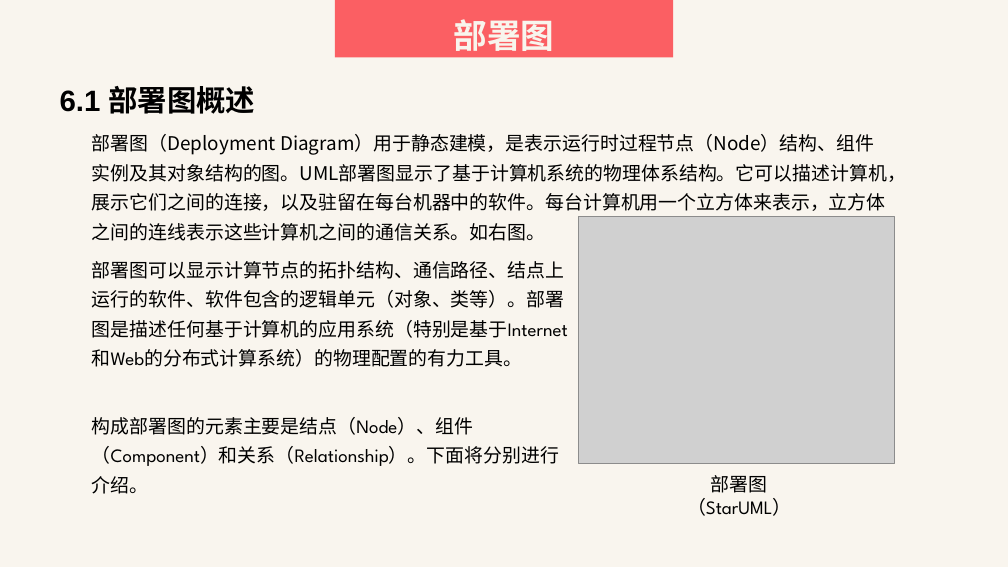
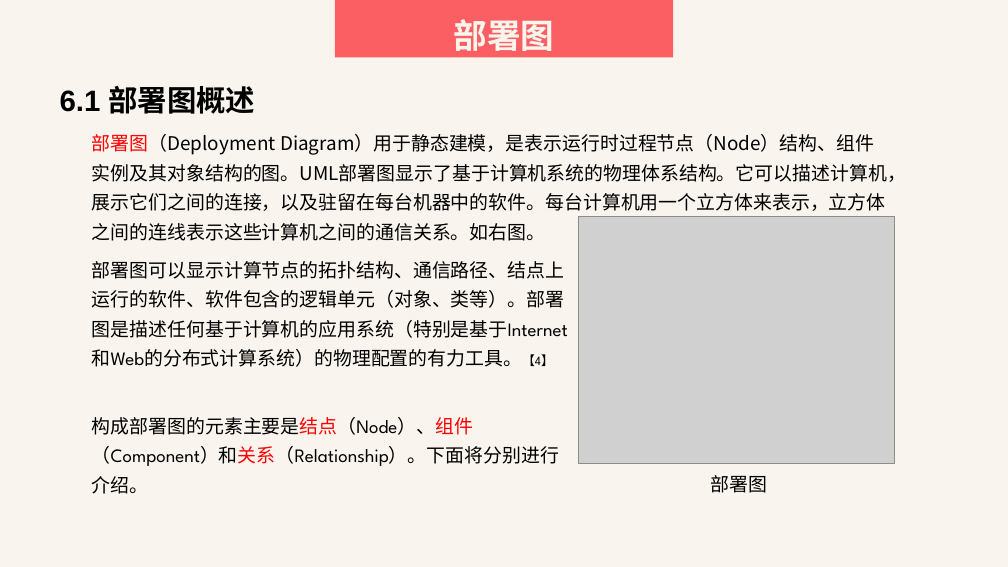
Before and after one commit to SarielX98/PRD2018G14, a slide deck: slide 76 of 受控文档/PPT/PRD2018-G14-UML基础I.pptx. Drawn at 1008x567 pixels with LibreOffice and Linux fonts; fonts in the diff are those of the drawing; grey boxes stand for pictures. Boxes give left, top, right and bottom in pixels: in the first picture for what was removed or moved away, otherwise in the second. Text is boxed around its words. In the diff, an @@ line names an element or a change of style, - is before the commit and + after.

```diff
--- a/受控文档/PPT/PRD2018-G14-UML基础I.pptx
+++ b/受控文档/PPT/PRD2018-G14-UML基础I.pptx
@@ text "部署图（Deployment Diagram）用于静态建模，是表示运行时过程节点（Node）结构、组件实例及其对象结构的 ..." at [92, 134, 906, 241]: text colour #000000 to #FF0000 in "部署图（Deployment" @@
@@ text at [92, 261, 568, 367]: text changed @@
-部署图可以显示计算节点的拓扑结构、通信路径、结点上运行的软件、软件包含的逻辑单元（对象、类等）。部署图是描述任何基于计算机的应用系统（特别是基于Internet和Web的分布式计算系统）的物理配置的有力工具。
+部署图可以显示计算节点的拓扑结构、通信路径、结点上运行的软件、软件包含的逻辑单元（对象、类等）。部署图是描述任何基于计算机的应用系统（特别是基于Internet和Web的分布式计算系统）的物理配置的有力工具。【4】
@@ text "构成部署图的元素主要是结点（Node）、组件（Component）和关系（Relationship）。下面将分别进行介绍 ..." at [92, 417, 559, 494]: text colour #000000 to #FF0000 in "构成部署图的元素主要是结点（Node）、组件（Component）和关系（Relationship）。下面将分别进行介绍 ..." @@
@@ text at [687, 498, 791, 516]: paragraph removed @@
-（StarUML）
```
Also in this commit, not shown: 45 other slides changed.
